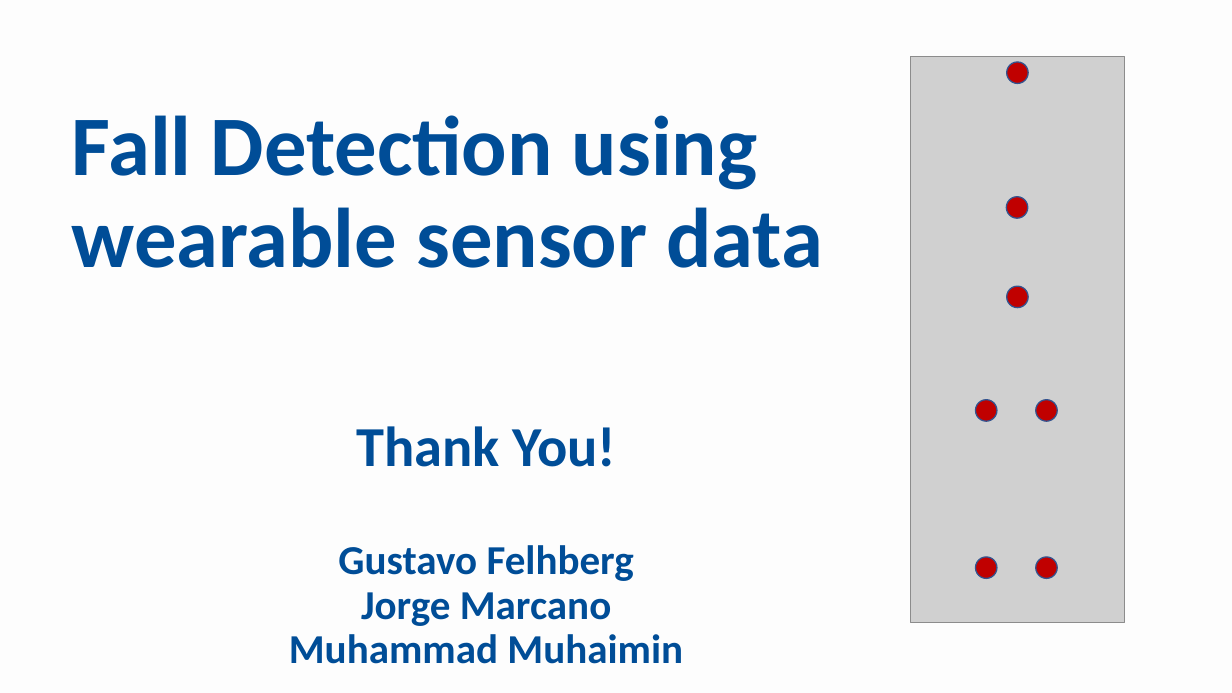
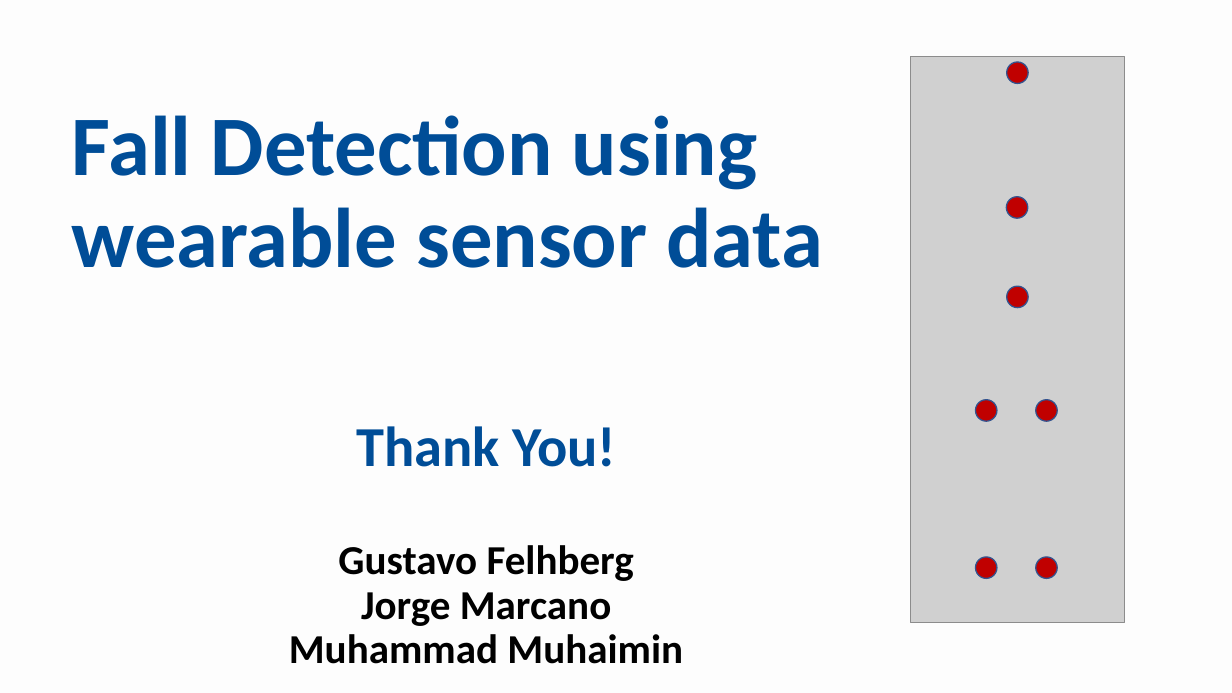
Before and after one commit to mdrmuhaimin/BigData2, a slide deck: slide 6 of docs/FallDetection.pptx. Drawn at 1232x693 pixels with LibreOffice and Linux fonts; fonts in the diff are those of the drawing; grey boxes stand for pictures. Boxes give left, top, right and bottom in pixels: in the first picture for what was removed or moved away, otherwise in the second. Text is boxed around its words. In the diff, an @@ line names an element or a change of style, - is before the commit and + after.

```diff
--- a/docs/FallDetection.pptx
+++ b/docs/FallDetection.pptx
@@ title "Thank You! Gustavo Felhberg Jorge ..." at [289, 426, 683, 664]: text colour #004D97 to #000000 in "Gustavo Felhberg Jorge Marcano Muhammad Muhaimin" @@
```
Also in this commit, not shown: 1 other slide changed.
